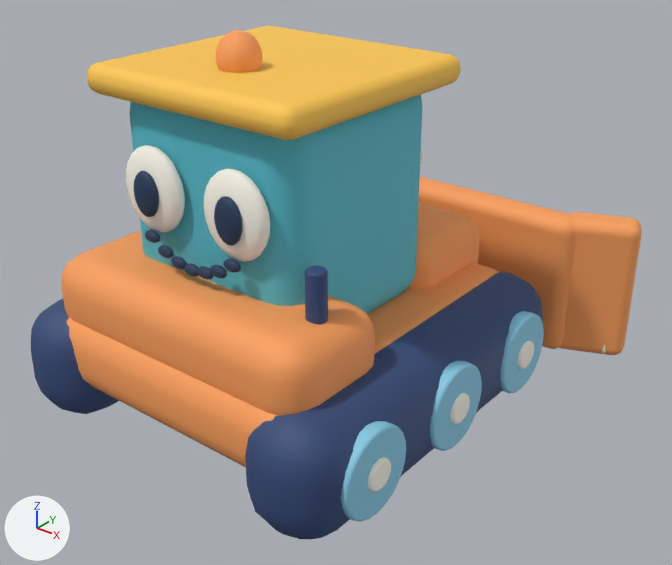
Two versions of the Blender file art/bulldozer.blend, one commit apart.
Both versions are drawn from a camera (50 mm lens) standing at (4.5, -5.07, 4.34) and looking at (0.24, 0.26, 1.04). Lighting does not change. The marker at lower left points along +X, +Y and +Z. The older version comes first.

Objects in the first picture: 'Blade wing.001', 'Cab', 'Chunky orange chassis', 'Engine hood', 'Eye.002', 'Eye.003', 'Main pushing blade', 'Pupil.002', 'Pupil.003', 'Round rear body', 'Smile.007', 'Smile.008', 'Smile.009', 'Smile.010', 'Smile.011', 'Smile.012', 'Smile.013', 'Soft track', 'Soft track.001', 'Sunny roof', 'Wheel.004', 'Wheel.005' and 7 more.
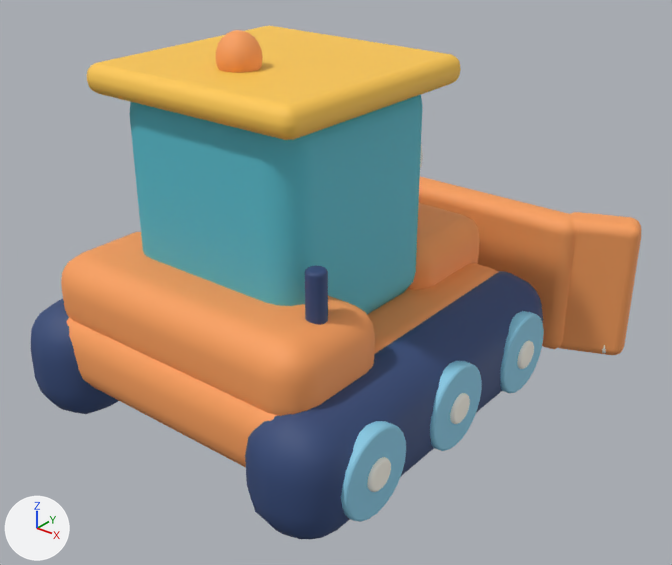
Boxes (x1, y1, x2, y2) around the edits, measured in the pictures (672 x 565 px):
'Eye.003', deleted
    before: (204, 169, 270, 262)
'Eye.002', deleted
    before: (126, 145, 185, 233)
'Pupil.003', deleted (dark blue)
    before: (214, 196, 242, 246)
'Pupil.002', deleted (dark blue)
    before: (134, 171, 159, 217)
'Smile.013', deleted
    before: (223, 259, 241, 273)
'Smile.012', deleted
    before: (210, 265, 227, 278)
'Smile.011', deleted
    before: (197, 266, 214, 280)
'Smile.008', deleted
    before: (158, 245, 174, 258)
'Smile.007', deleted
    before: (145, 230, 160, 243)
'Smile.009', deleted
    before: (171, 256, 187, 269)
'Smile.010', deleted
    before: (184, 263, 199, 277)

The edits, one by one:
Object 'Eye.002' (ob_eye_002) is deleted.
Object 'Pupil.002' (ob_pupil_002) is deleted.
Object 'Eye.003' (ob_eye_003) is deleted.
Object 'Pupil.003' (ob_pupil_003) is deleted.
Object 'Smile.007' (ob_smile_007) is deleted.
Object 'Smile.008' (ob_smile_008) is deleted.
Object 'Smile.009' (ob_smile_009) is deleted.
Object 'Smile.010' (ob_smile_010) is deleted.
Object 'Smile.011' (ob_smile_011) is deleted.
Object 'Smile.012' (ob_smile_012) is deleted.
Object 'Smile.013' (ob_smile_013) is deleted.
